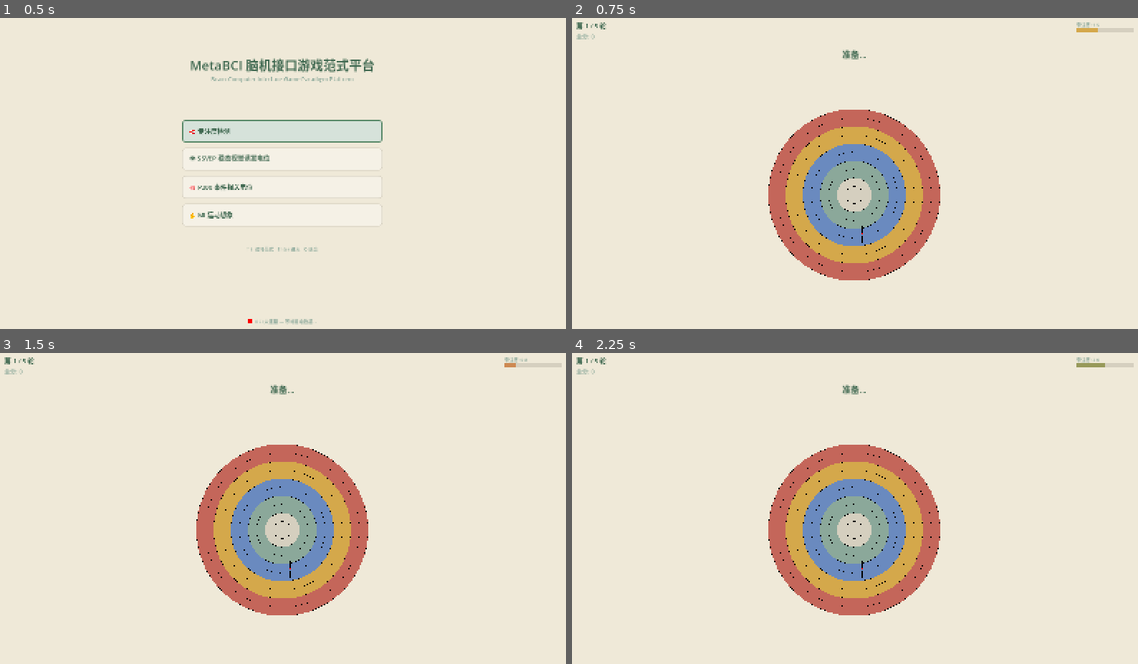
Above: before the commit, frames 1-4 (two rows, left to right).
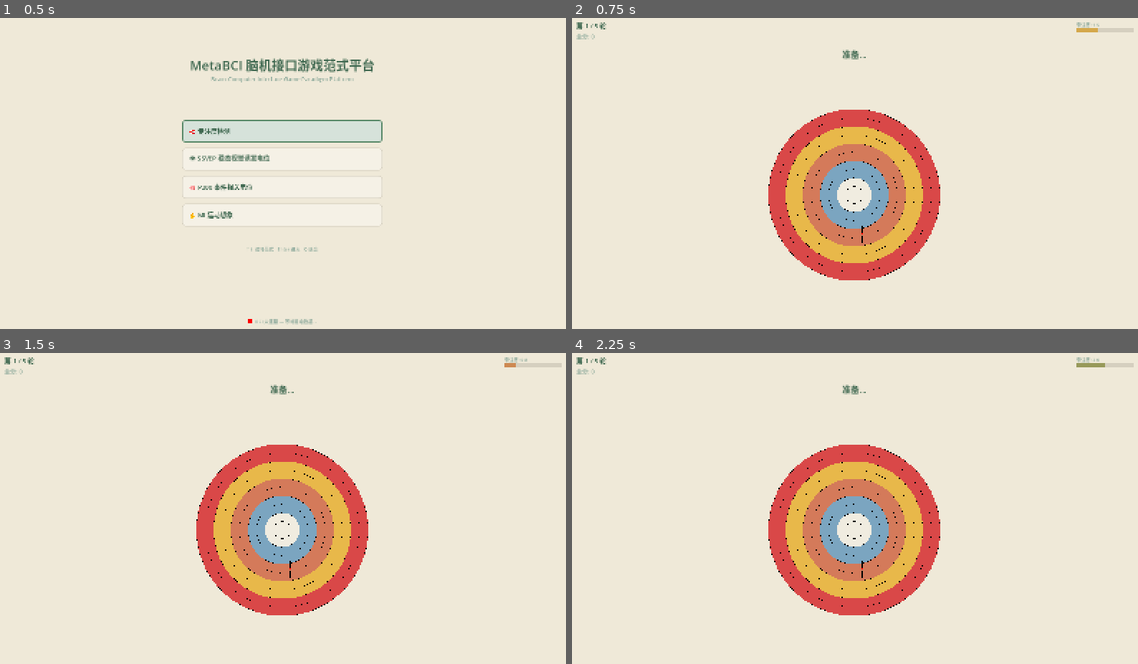
Above: after the commit, the same moments.

Repository: sssd903-tju/MetaBCI_Game
Game: Godot game, scene res://scenes/main_menu/MainMenu.tscn
The game is run twice, just before and just after one commit, with the same random seed, the same clock (stepped at 60 frames per second) and the same inputs.
Inputs (mouse positions are in pixels of both pictures, inside the frame that each line leads up to):
- Up to frame 1 (0.5 s): no input
- Up to frame 2 (0.75 s): click (855, 129) at 0.52 s
- Up to frame 3 (1.5 s): tap Enter (ui_accept) at 1.25 s; hold Up (ui_up) from 1.28 s (still down); tap 1 at 1.35 s
- Up to frame 4 (2.25 s): tap Enter (ui_accept) at 1.52, 2 s; release Up (ui_up) at 2.03 s; hold Down (ui_down) from 2.03 s (still down); tap 2 at 2.1 s

Frame 1 is identical in both runs. In frame 2, 9.3% of the frame differs, in the area x 34-66%, y 29-85%; in frame 3, 9.3%; in frame 4, 9.3%.

Commit message:
tweak: 靶子配色提亮 — 莫兰迪灰调→明亮经典配色
1-2环: 米白, 3-4环: 亮蓝, 5-6环: 暖橙, 7-8环: 亮金, 9-10环: 亮红心

Diff:
--- a/scripts/paradigms/focus_detection/entities/target.gd
+++ b/scripts/paradigms/focus_detection/entities/target.gd
@@ -11,16 +11,16 @@
 
 # 环颜色 (从外到内 1→10)
 const RING_COLORS := [
-	Color("D5CFBF"),  #  1环 — 浅灰
-	Color("D5CFBF"),  #  2环
-	Color("8BA89A"),  #  3环 — 浅绿
-	Color("8BA89A"),  #  4环
-	Color("6A8ABF"),  #  5环 — 灰蓝
-	Color("6A8ABF"),  #  6环
-	Color("D4A84B"),  #  7环 — 金
-	Color("D4A84B"),  #  8环
-	Color("C4665A"),  #  9环 — 红
-	Color("C4665A"),  # 10环 — 红心
+	Color("F0ECE0"),  #  1环 — 米白
+	Color("F0ECE0"),  #  2环
+	Color("7BA5C0"),  #  3环 — 亮蓝
+	Color("7BA5C0"),  #  4环
+	Color("D47A5A"),  #  5环 — 暖橙
+	Color("D47A5A"),  #  6环
+	Color("E8B84A"),  #  7环 — 亮金
+	Color("E8B84A"),  #  8环
+	Color("D94848"),  #  9环 — 亮红
+	Color("D94848"),  # 10环 — 红心
 ]
 
 # 环对应分数 1-10
